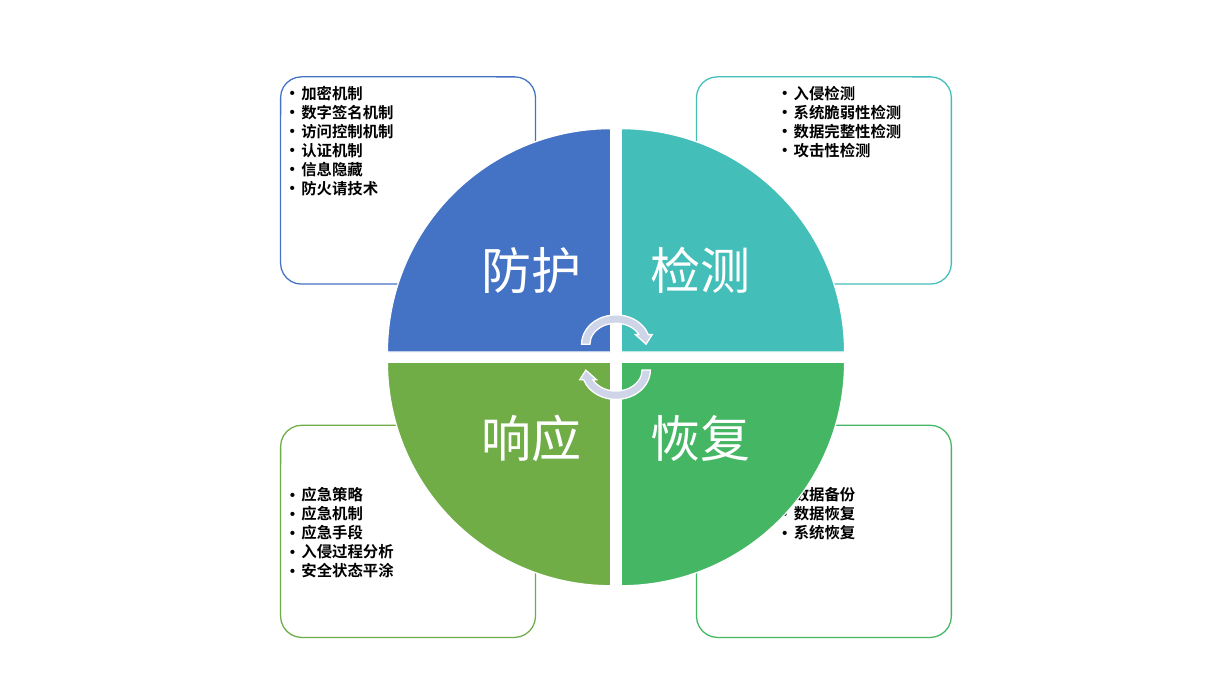
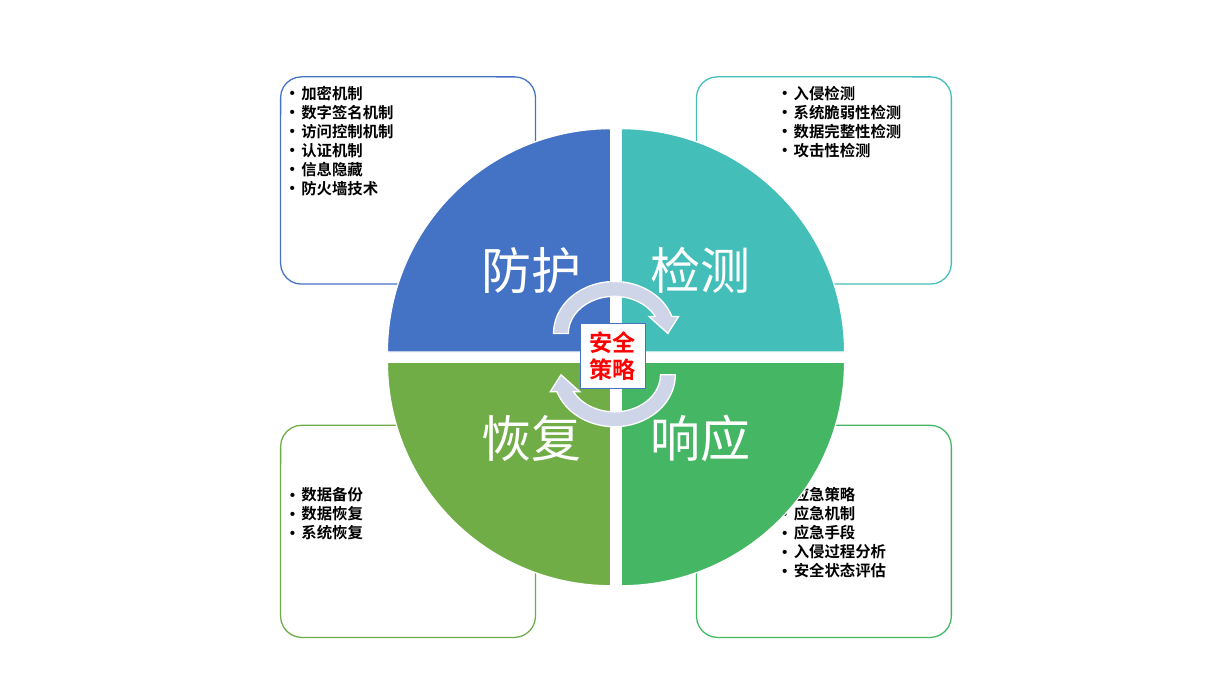
Before and after one commit to xiejava1018/xiejavaimagesrc, a slide deck: slide 12 of images/2022/画图.pptx. Drawn at 1232x693 pixels with LibreOffice and Linux fonts; fonts in the diff are those of the drawing. Boxes give left, top, right and bottom in pixels: in the first picture for what was removed or moved away, otherwise in the second. Text is boxed around its words. In the diff, an @@ line names an element or a change of style, - is before the commit and + after.

```diff
--- a/images/2022/画图.pptx
+++ b/images/2022/画图.pptx
@@ text at (x1=301, y1=181, x2=378, y2=196): text changed @@
-  •• 防火请技术
+  •• 防火墙技术
@@ circular arrow resized from (x1=578, y1=311, x2=654, y2=378) to (x1=546, y1=274, x2=683, y2=394) @@
@@ circular arrow resized from (x1=578, y1=336, x2=654, y2=404) to (x1=546, y1=315, x2=683, y2=434) @@
@@ rectangle added at (x1=580, y1=323, x2=646, y2=389), fill #FFFFFF, outline #4472C4 1 pt, 18 pt, text #FF0000, bold @@
+安全
+策略
@@ text "恢复" rewrapped from (x1=650, y1=415, x2=750, y2=461) to (x1=482, y1=407, x2=582, y2=461) @@
@@ text "响应" rewrapped from (x1=482, y1=414, x2=582, y2=461) to (x1=650, y1=407, x2=750, y2=461) @@
@@ text "数据备份" moved from (x1=794, y1=485, x2=856, y2=540) to (x1=301, y1=485, x2=363, y2=540) @@
@@ text "应急策略" moved from (x1=301, y1=485, x2=393, y2=578) to (x1=794, y1=485, x2=886, y2=578) @@
@@ text at (x1=794, y1=562, x2=886, y2=578): text changed @@
-  •• 安全状态平涂
+  •• 安全状态评估
```
Also in this commit, not shown: 1 other file.
